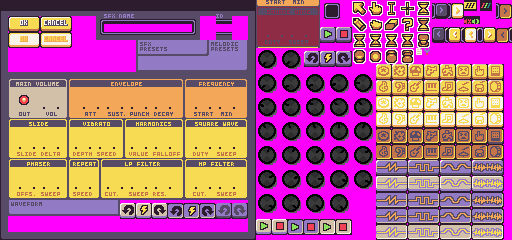
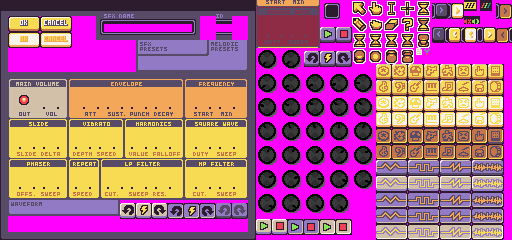
Layer changes from the first 512 x 240 image to the second:
painted on "Layer 9 copy" over (381, 162, 468, 172)
added layer "Layer 31" above "Layer 29" over (443, 162, 468, 237)
added layer "Layer 29" above "Layer 9 copy 3" over (381, 162, 400, 237)
painted on "Layer 9 copy 3" over (443, 227, 468, 237)
painted on "Layer 9 copy 4" over (443, 211, 468, 221)
painted on "Layer 9 copy 2" over (443, 195, 468, 205)
painted on "Layer 9" over (443, 178, 468, 188)
